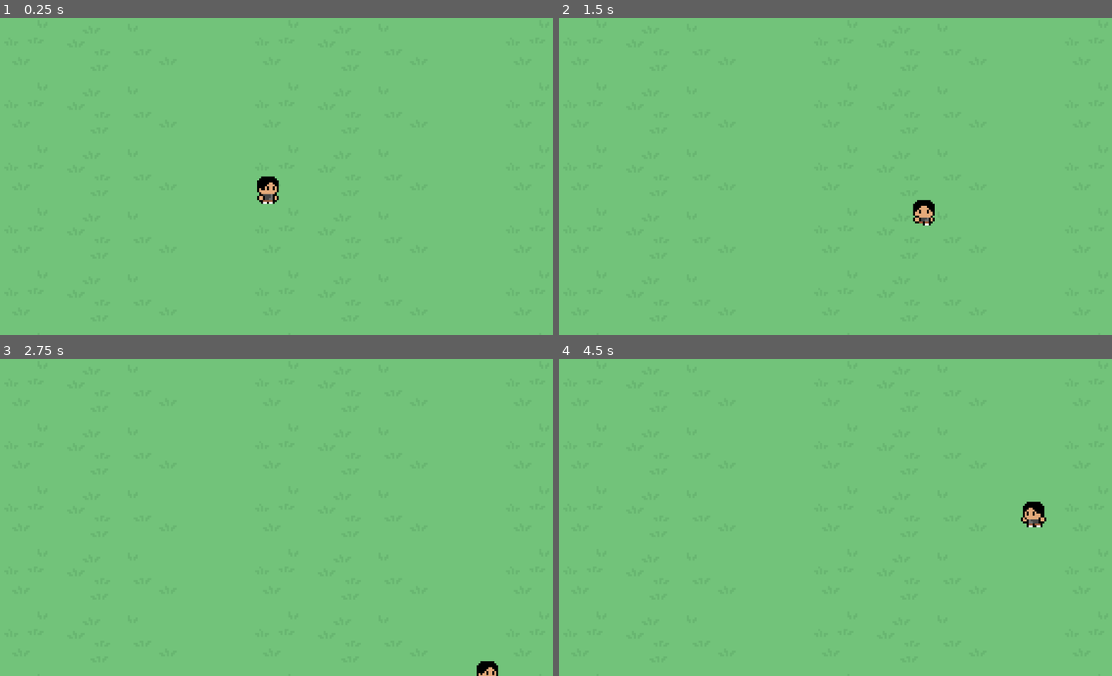
Above: before the commit, frames 1-4 (two rows, left to right).
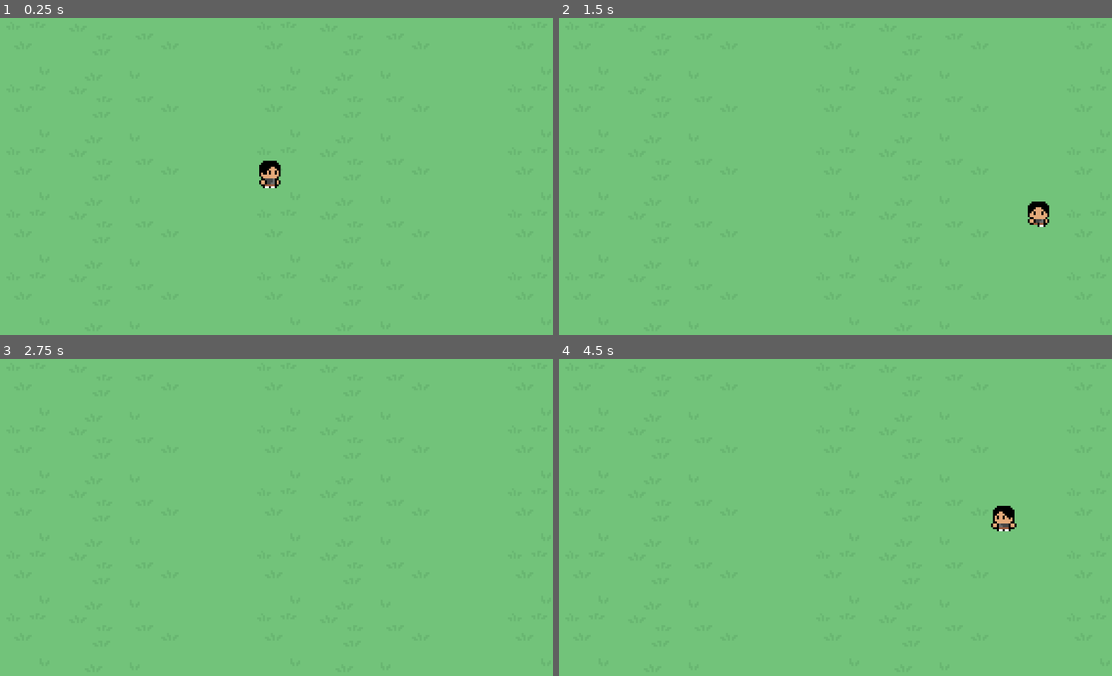
Above: after the commit, the same moments.

Repository: raul4500/mundo-financeiro
Game: Godot game, scene res://scenes/main_game.tscn
Two runs of this game, one before a commit and one after it. Both use one fixed random seed, a clock stepped at 60 frames per second and the inputs below.
Inputs:
- Up to frame 1 (0.25 s): no input
- Up to frame 2 (1.5 s): hold Right (ui_right) 0.53-1.28 s; hold Shift (run, bound only after the commit) 0.53-1.28 s; hold Down (ui_down) from 1.28 s (still down); tap Shift (run, bound only after the commit) at 1.35 s
- Up to frame 3 (2.75 s): release Down (ui_down) at 2.03 s; hold Right (ui_right) from 2.03 s (still down); hold Shift (run, bound only after the commit) from 2.03 s (still down)
- Up to frame 4 (4.5 s): release Right (ui_right) at 2.78 s; release Shift (run, bound only after the commit) at 2.78 s; hold Up (ui_up) 2.78-3.53 s; tap Shift (run, bound only after the commit) at 2.85, 4.35 s; hold Shift (run, bound only after the commit) 3.53-4.28 s; hold Left (ui_left) from 3.53 s (still down)

The runs differ from the first frame. In frame 1, 0.5% of the frame differs, in the area x 46-51%, y 44-59%; in frame 2, 0.6%; in frame 3, 0.2%; in frame 4, 0.6%, in the area x 78-89%, y 44-55%.

Commit message:
new scripts for player

Diff:
--- a/project.godot
+++ b/project.godot
@@ -15,6 +15,38 @@
 config/features=PackedStringArray("4.6", "Forward Plus")
 config/icon="res://icon.svg"
 
+[input]
+
+move_right={
+"deadzone": 0.2,
+"events": [Object(InputEventKey,"resource_local_to_scene":false,"resource_name":"","device":-1,"window_id":0,"alt_pressed":false,"shift_pressed":false,"ctrl_pressed":false,"meta_pressed":false,"pressed":false,"keycode":0,"physical_keycode":68,"key_label":0,"unicode":100,"location":0,"echo":false,"script":null)
+, Object(InputEventKey,"resource_local_to_scene":false,"resource_name":"","device":-1,"window_id":0,"alt_pressed":false,"shift_pressed":false,"ctrl_pressed":false,"meta_pressed":false,"pressed":false,"keycode":0,"physical_keycode":4194321,"key_label":0,"unicode":0,"location":0,"echo":false,"script":null)
+]
+}
+move_left={
+"deadzone": 0.2,
+"events": [Object(InputEventKey,"resource_local_to_scene":false,"resource_name":"","device":-1,"window_id":0,"alt_pressed":false,"shift_pressed":false,"ctrl_pressed":false,"meta_pressed":false,"pressed":false,"keycode":0,"physical_keycode":65,"key_label":0,"unicode":97,"location":0,"echo":false,"script":null)
+, Object(InputEventKey,"resource_local_to_scene":false,"resource_name":"","device":-1,"window_id":0,"alt_pressed":false,"shift_pressed":false,"ctrl_pressed":false,"meta_pressed":false,"pressed":false,"keycode":0,"physical_keycode":4194319,"key_label":0,"unicode":0,"location":0,"echo":false,"script":null)
+]
+}
+move_up={
+"deadzone": 0.2,
+"events": [Object(InputEventKey,"resource_local_to_scene":false,"resource_name":"","device":-1,"window_id":0,"alt_pressed":false,"shift_pressed":false,"ctrl_pressed":false,"meta_pressed":false,"pressed":false,"keycode":0,"physical_keycode":87,"key_label":0,"unicode":119,"location":0,"echo":false,"script":null)
+, Object(InputEventKey,"resource_local_to_scene":false,"resource_name":"","device":-1,"window_id":0,"alt_pressed":false,"shift_pressed":false,"ctrl_pressed":false,"meta_pressed":false,"pressed":false,"keycode":0,"physical_keycode":4194320,"key_label":0,"unicode":0,"location":0,"echo":false,"script":null)
+]
+}
+move_down={
+"deadzone": 0.2,
+"events": [Object(InputEventKey,"resource_local_to_scene":false,"resource_name":"","device":-1,"window_id":0,"alt_pressed":false,"shift_pressed":false,"ctrl_pressed":false,"meta_pressed":false,"pressed":false,"keycode":0,"physical_keycode":83,"key_label":0,"unicode":115,"location":0,"echo":false,"script":null)
+, Object(InputEventKey,"resource_local_to_scene":false,"resource_name":"","device":-1,"window_id":0,"alt_pressed":false,"shift_pressed":false,"ctrl_pressed":false,"meta_pressed":false,"pressed":false,"keycode":0,"physical_keycode":4194322,"key_label":0,"unicode":0,"location":0,"echo":false,"script":null)
+]
+}
+run={
+"deadzone": 0.2,
+"events": [Object(InputEventKey,"resource_local_to_scene":false,"resource_name":"","device":-1,"window_id":0,"alt_pressed":false,"shift_pressed":false,"ctrl_pressed":false,"meta_pressed":false,"pressed":false,"keycode":0,"physical_keycode":4194325,"key_label":0,"unicode":0,"location":0,"echo":false,"script":null)
+]
+}
+
 [physics]
 
 3d/physics_engine="Jolt Physics"
--- a/scenes/main_game.tscn
+++ b/scenes/main_game.tscn
@@ -822,7 +822,10 @@
 [node name="Raul" parent="." unique_id=1335606052 instance=ExtResource("2_72e8q")]
 position = Vector2(445, 330)
 
-[node name="Camera2D" type="Camera2D" parent="Raul" unique_id=1666091589]
-position = Vector2(-1, -8)
+[node name="Camera2D" type="Camera2D" parent="Raul" unique_id=877482067]
+position = Vector2(-2, 0)
 zoom = Vector2(4, 4)
-position_smoothing_speed = 8.0
+
+[node name="Spawns" type="Node2D" parent="." unique_id=975818676]
+
+[node name="Sp1" type="Marker2D" parent="Spawns" unique_id=569491616]
--- a/scenes/raul.tscn
+++ b/scenes/raul.tscn
@@ -1,7 +1,23 @@
 [gd_scene format=3 uid="uid://dvmwawx2u4pmd"]
 
 [ext_resource type="Texture2D" uid="uid://q7wddy5fo2p" path="res://assests/sprites/teste.png" id="1_te0cr"]
-[ext_resource type="Script" uid="uid://qfwmijgkc5ek" path="res://scripts/raul.gd" id="1_ym3ap"]
+[ext_resource type="Script" uid="uid://dptvik7w1jura" path="res://scripts/character_body_2d.gd" id="1_ym3ap"]
+
+[sub_resource type="AtlasTexture" id="AtlasTexture_57vbp"]
+atlas = ExtResource("1_te0cr")
+region = Rect2(192, 32, 16, 16)
+
+[sub_resource type="AtlasTexture" id="AtlasTexture_7u122"]
+atlas = ExtResource("1_te0cr")
+region = Rect2(272, 32, 16, 16)
+
+[sub_resource type="AtlasTexture" id="AtlasTexture_5to2v"]
+atlas = ExtResource("1_te0cr")
+region = Rect2(352, 32, 16, 16)
+
+[sub_resource type="AtlasTexture" id="AtlasTexture_q8mku"]
+atlas = ExtResource("1_te0cr")
+region = Rect2(432, 32, 16, 16)
 
 [sub_resource type="AtlasTexture" id="AtlasTexture_ym3ap"]
 atlas = ExtResource("1_te0cr")
@@ -34,22 +50,6 @@
 [sub_resource type="AtlasTexture" id="AtlasTexture_7ea6t"]
 atlas = ExtResource("1_te0cr")
 region = Rect2(144, 64, 16, 16)
-
-[sub_resource type="AtlasTexture" id="AtlasTexture_57vbp"]
-atlas = ExtResource("1_te0cr")
-region = Rect2(192, 32, 16, 16)
-
-[sub_resource type="AtlasTexture" id="AtlasTexture_7u122"]
-atlas = ExtResource("1_te0cr")
-region = Rect2(272, 32, 16, 16)
-
-[sub_resource type="AtlasTexture" id="AtlasTexture_5to2v"]
-atlas = ExtResource("1_te0cr")
-region = Rect2(352, 32, 16, 16)
-
-[sub_resource type="AtlasTexture" id="AtlasTexture_q8mku"]
-atlas = ExtResource("1_te0cr")
-region = Rect2(432, 32, 16, 16)
 
 [sub_resource type="AtlasTexture" id="AtlasTexture_tfioo"]
 atlas = ExtResource("1_te0cr")
@@ -119,6 +119,23 @@
 animations = [{
 "frames": [{
 "duration": 1.0,
+"texture": SubResource("AtlasTexture_57vbp")
+}, {
+"duration": 1.0,
+"texture": SubResource("AtlasTexture_7u122")
+}, {
+"duration": 1.0,
+"texture": SubResource("AtlasTexture_5to2v")
+}, {
+"duration": 1.0,
+"texture": SubResource("AtlasTexture_q8mku")
+}],
+"loop": true,
+"name": &"default",
+"speed": 5.0
+}, {
+"frames": [{
+"duration": 1.0,
 "texture": SubResource("AtlasTexture_ym3ap")
 }, {
 "duration": 1.0,
@@ -145,23 +162,6 @@
 "loop": true,
 "name": &"down",
 "speed": 10.0
-}, {
-"frames": [{
-"duration": 1.0,
-"texture": SubResource("AtlasTexture_57vbp")
-}, {
-"duration": 1.0,
-"texture": SubResource("AtlasTexture_7u122")
-}, {
-"duration": 1.0,
-"texture": SubResource("AtlasTexture_5to2v")
-}, {
-"duration": 1.0,
-"texture": SubResource("AtlasTexture_q8mku")
-}],
-"loop": true,
-"name": &"idle",
-"speed": 5.0
 }, {
 "frames": [{
 "duration": 1.0,
@@ -232,9 +232,7 @@
 
 [node name="AnimatedSprite2D" type="AnimatedSprite2D" parent="CharacterBody2D" unique_id=3428264]
 sprite_frames = SubResource("SpriteFrames_4w143")
-animation = &"up"
-autoplay = "idle"
-frame_progress = 0.35421768
+autoplay = "default"
 
 [node name="CollisionShape2D" type="CollisionShape2D" parent="CharacterBody2D" unique_id=1630536554]
 position = Vector2(-0.5, 4.5)
--- /dev/null
+++ b/scripts/camera_2d.gd
@@ -0,0 +1,4 @@
+extends Camera2D
+
+func _process(delta):
+	%".".global_position = $Raul.global_position
--- /dev/null
+++ b/scripts/character_body_2d.gd
@@ -0,0 +1,42 @@
+extends CharacterBody2D
+
+var SPEED = 70.0
+
+@onready var animated_player = $AnimatedSprite2D
+
+func _physics_process(delta: float) -> void:
+	var direction = Vector2(
+		Input.get_axis("move_left", "move_right"),
+		Input.get_axis("move_up", "move_down")
+	)
+
+	# Normalização para diagonal
+	if direction != Vector2.ZERO:
+		direction = direction.normalized()
+
+	# Corrida
+	var spd_name = "walk"
+	if Input.is_action_pressed("run"):
+		SPEED = 140.0
+		spd_name = "run"
+	else:
+		SPEED = 70.0
+		spd_name = "walk"
+
+	# Animação
+	if direction.x < 0:
+		animated_player.flip_h = true
+		animated_player.play(spd_name)
+	elif direction.x > 0:
+		animated_player.flip_h = false
+		animated_player.play(spd_name)
+	elif direction.y < 0 and direction.x == 0:
+		animated_player.play("up")
+	elif direction.y > 0:
+		animated_player.play("down")
+	else:
+		animated_player.play("default")
+	# Aplica velocidade
+	velocity = direction * SPEED
+
+	move_and_slide()
--- a/scripts/raul.gd
+++ /dev/null
@@ -1,35 +0,0 @@
-extends CharacterBody2D
-
-
-const SPEED = 50.0
-
-@onready var sprite = $AnimatedSprite2D
-
-
-func _physics_process(delta: float) -> void:
-
-	# Get the input direction and handle the movement/deceleration.
-	# As good practice, you should replace UI actions with custom gameplay actions.
-	var direction_x := Input.get_axis("ui_left", "ui_right")
-	var direction_y := Input.get_axis("ui_up", "ui_down")
-
-	if direction_x > 0:
-		sprite.play("walk")
-		sprite.flip_h = false
-		velocity.x = direction_x * SPEED
-	elif direction_x < 0:
-		sprite.play("walk")
-		sprite.flip_h = true
-		velocity.x = direction_x * SPEED
-	elif direction_y > 0:
-		sprite.play("down")
-		velocity.y = direction_y * SPEED
-	elif direction_y < 0:
-		sprite.play("up")
-		velocity.y = direction_y * SPEED
-	else:
-		sprite.play("idle")
-		velocity.x = 0
-		velocity.y = 0
-
-	move_and_slide()
Not shown, added: assests/sprites/Raul/pixil-frame-0.png.import
Not shown, added: scripts/camera_2d.gd.uid
Not shown, added: scripts/character_body_2d.gd.uid
Not shown, removed: scripts/raul.gd.uid
